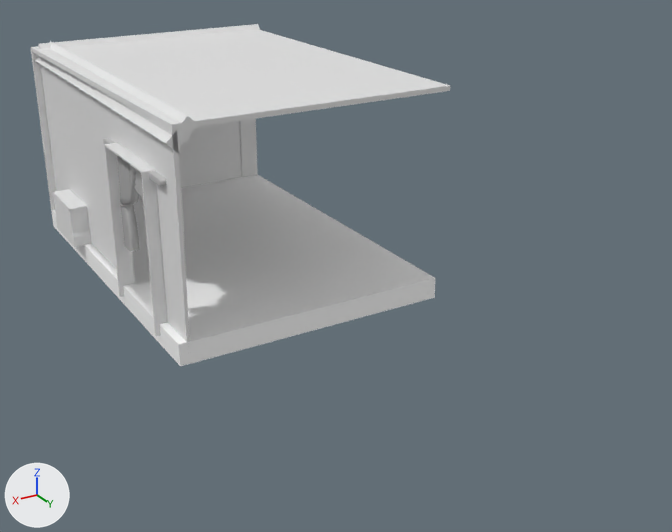
An edit to the FBX model Five Nights At Obama's/Assets/Models/PartyRoom.fbx, drawn before and after from the same camera.
Rendered twice from a 50 mm camera at (22.0, 50.0, 22.1) aimed at (-2.2, 9.7, 2.0). The axes (+X, +Y, +Z) are drawn at lower left. The lights are the same throughout. Where no turn or scale is listed for an object, it has been applied to the vertices. Vertices at the same position are counted once.

Objects in the first picture: 'Curtain', 'Doorway', 'Fireplace', 'FireplaceWall', 'Floor', 'Roof', 'RoofEdge', 'RoofEdge.001', 'WindowWall'.
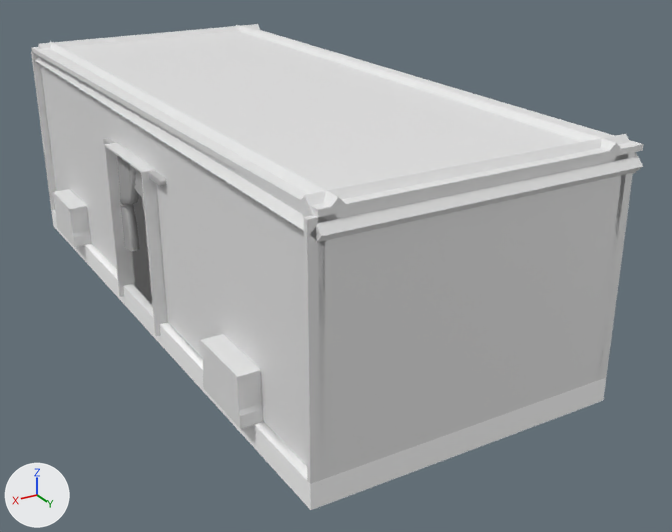
Where the newer file only moved an object's origin or applied its transform, the numbers keep the older frame.

Location of each change, [x1, y1, x2, y2] in pixels of the pictures (672 x 532 px; the box of a moved part takes in the faces that stretch with it):
'WindowWall2', added
    after: [304, 152, 635, 484]
'Roof', mesh rescaled (46% wider, 85% taller)
    before: [31, 29, 450, 130]
    after: [32, 29, 644, 217]
'Floor', reshaped (44% wider, 65% taller)
    before: [51, 175, 436, 366]
    after: [51, 195, 606, 510]
'FireplaceWall', reshaped, moved (292% wider, 46% taller)
    before: [41, 66, 190, 350]
    after: [41, 66, 628, 480]
'RoofEdge', reshaped (264% wider, 94% taller)
    before: [35, 41, 197, 154]
    after: [35, 25, 628, 245]
'RoofEdge2', added
    after: [297, 134, 643, 243]
'Fireplace2', added
    after: [199, 334, 263, 429]
part 1 of me_cube_002, added
    after: [236, 25, 628, 178]
part 2 of me_cube_002, added
    after: [35, 41, 345, 245]
part 3 of me_cube_003, moved or reshaped
    before: [68, 72, 190, 350]
    after: [91, 90, 325, 480]
part 4 of me_cube_003, added
    after: [597, 154, 628, 381]
part 6 of me_scene_001, built on
    before: [85, 175, 436, 366]
    after: [85, 208, 606, 510]
'WindowWall', unchanged, covered by the edit
    before: [31, 52, 258, 210]
    after: [31, 51, 56, 210]

The edits, one by one:
me_cube_002 is used by ob_roofedge; location (7.12, -1.8, 10.73).
me_cube_002 had 44 vertices, 45 faces and spanned x -1.1..0.6, y -9.3..13.2, z -0.6..1.1.
me_cube_002 now has 88 vertices, 90 faces and spans x -14.8..0.6, y -9.3..26.3, z -0.6..1.1.
me_cube_002 part 1: the loose piece of 44 vertices spanning x -1.1..0.6, y -9.3..13.2, z -0.6..1.1 is copied, and the copy is scaled about its middle by (-1, 1.58, 1), then moved by (-13.7, 6.5, 0.0); it spans x -14.8..-13.1, y -9.3..26.3, z -0.6..1.1.
me_cube_002 part 2: 22 vertices added at x -1.1..0.6, y 26.3, z -0.6..1.1.
me_cube_003 is used by ob_fireplacewall; location (7.3, -0.12, 5.77).
me_cube_003 had 264 vertices, 243 faces and spanned x -0.4..0.1, y -11.0..11.5, z -5.8..5.5.
me_cube_003 now has 870 vertices, 792 faces and spans x -14.6..0.1, y -17.8..17.8, z -5.9..5.4.
me_cube_003 part 3: 264 vertices removed from x -0.4..0.1, y -11.0..11.5, z -5.8..5.5; 436 vertices added at x -0.3..0.1, y -17.8..17.8, z -5.9..5.4.
me_cube_003 part 4: 434 vertices added at x -14.6..-14.3, y -17.8..17.8, z -5.9..5.4.
me_scene_001 is used by ob_floor; location (0.0, 0.0, 0.0).
me_scene_001 had 26 vertices, 18 faces and spanned x -7.8..7.8, y -11.4..11.4, z -0.6..0.6.
me_scene_001 now has 43 vertices, 30 faces and spans x -7.8..7.8, y -11.4..24.4, z -0.6..0.6.
me_scene_001 part 6: 6 vertices removed from x -7.8..7.8, y -7.1..11.4, z -0.6..0.6; 23 vertices added at x -7.8..7.8, y -4.4..24.4, z -0.6..0.6.
me_cube_005 has 8 vertices, 6 faces and spans x -8.0..8.0, y -1.0..1.0, z -0.1..0.1.
me_cube_005 is used by ob_roof; location (-0.2, 0.0, 11.42); rotation (0.0, 3.142, 0.0), in degrees (0, 180, 0); scale (-1.0, -11.6, -1.0).
me_cube_005 part 5: the whole mesh is scaled about its middle by (1, 1.56, 1), then moved by (0.0, -0.6, 0.0).
Mesh me_cube_012 is new.
It has 137 vertices, 118 faces and spans x -7.8..7.8, y 22.4..22.7, z -5.5..5.2.
Mesh me_cube_013 is new.
It has 44 vertices, 45 faces and spans x -6.4..9.0, y 21.2..22.9, z -0.6..1.1.
Mesh me_cube_015 is new.
It has 111 vertices, 104 faces and spans x -1.28..1.28, y -1.91..1.91, z -1.24..1.24.
Object 'FireplaceWall' (ob_fireplacewall) moves from (7.3, -0.12, 5.77) to (7.22, 6.69, 5.86).
Object 'WindowWall2' (ob_windowwall2) is new; it shows me_cube_012.
Its location is (0.02, 1.79, 6.1).
Object 'RoofEdge2' (ob_roofedge2) is new; it shows me_cube_013.
Its location is (-1.56, 1.92, 10.73).
Object 'Fireplace2' (ob_fireplace2) is new; it shows me_cube_015.
Its location is (7.22, 17.77, 1.84).
